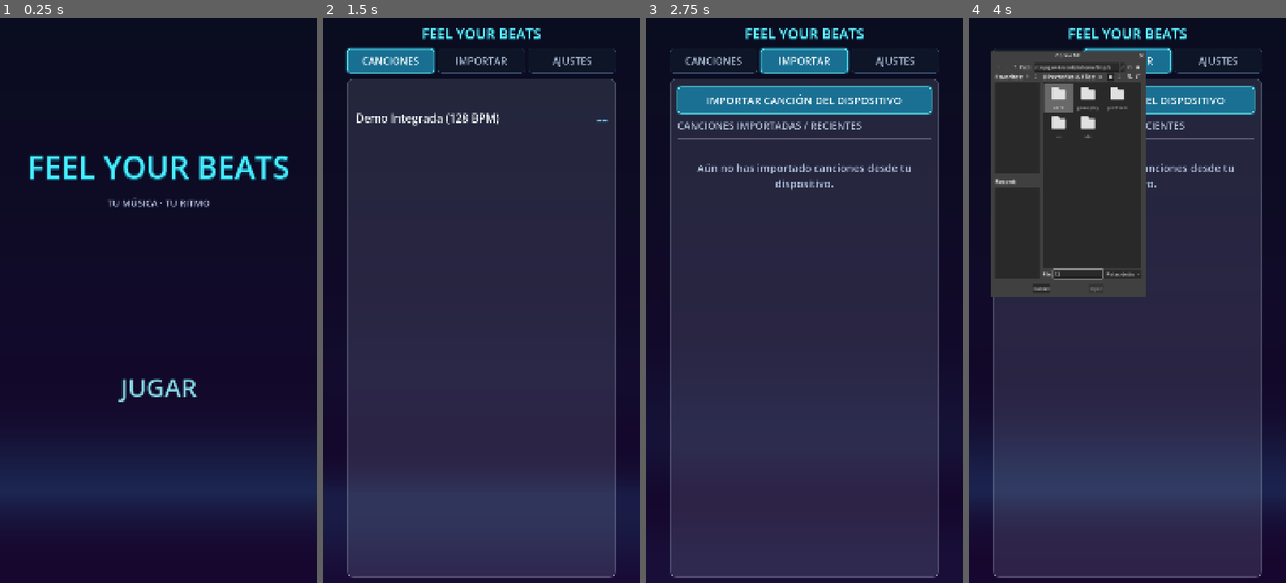
Above: before the commit, frames 1-4 (left to right).
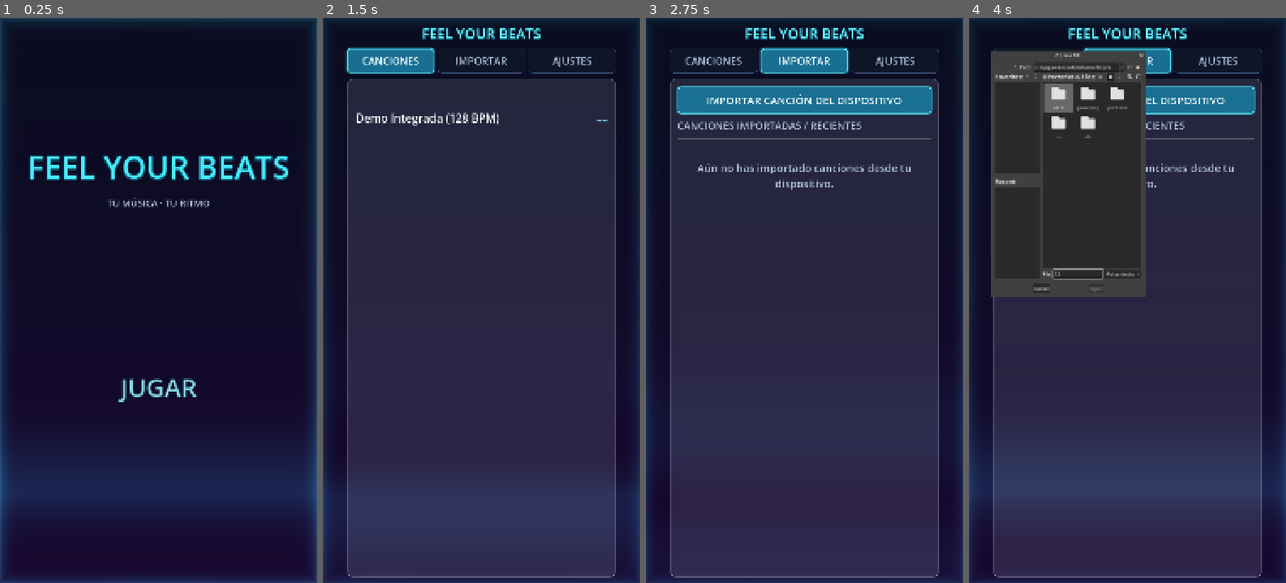
Above: after the commit, the same moments.

Repository: Carrillo524/FeelYourBeats
Game: Godot game, scene res://ui/main_menu.tscn
Same seed, same stepped clock (60 frames per second), same inputs: the game is played once before the commit and once after it.
Inputs (mouse positions are in pixels of both pictures, inside the frame that each line leads up to):
- Up to frame 1 (0.25 s): no input
- Up to frame 2 (1.5 s): click "JUGAR" at 0.5 s; click "CANCIONES" at 1.25 s
- Up to frame 3 (2.75 s): click "IMPORTAR" at 2 s
- Up to frame 4 (4 s): click "IMPORTAR CANCIÓN DEL DISPOSIT…" at 2.75 s; click (1076, 272) at 3.52 s; type "12" at 3.6 s

The runs differ from the first frame. In frame 1, 3.4% of the frame differs, in the area x 0-100%, y 0-100%; in frame 2, 1.4%; in frame 3, 1.4%; in frame 4, 1.4%.

Commit message:
feat(vfx): add reactive neon edge blur halo to ReactiveBackground for menu BGM and gameplay drops

Diff:
--- a/gameplay/game_session.gd
+++ b/gameplay/game_session.gd
@@ -346,6 +346,7 @@
 		input_adapter.screen_safe_adapter = screen_safe_adapter
 
 	if reactive_background != null:
+		reactive_background.set_backdrop_mode(ReactiveBackground.BackdropMode.GAMEPLAY)
 		reactive_background.dsp_clock = dsp_clock
 		reactive_background.hit_judge = hit_judge
 		reactive_background.audio_analyzer = audio_analyzer
--- a/ui/main_menu.gd
+++ b/ui/main_menu.gd
@@ -941,6 +941,7 @@
 			screen_safe_adapter.safe_play_rect_changed.connect(_on_safe_play_rect_changed)
 
 	if reactive_background != null and audio_analyzer != null:
+		reactive_background.set_backdrop_mode(ReactiveBackground.BackdropMode.MENU)
 		reactive_background.audio_analyzer = audio_analyzer
 		reactive_background.connect_dependencies()
 		if not reactive_background.bass_kick_pulsed.is_connected(_on_bass_kick_pulsed):
@@ -964,15 +965,16 @@
 
 
 func _sync_live_audio_monitoring() -> void:
-	if audio_analyzer == null:
-		return
 	var should_monitor: bool = (
 		not _is_launching
 		and menu_bgm_player != null
 		and menu_bgm_player.is_bgm_enabled
 		and menu_bgm_player.get_track_count() > 0
 	)
-	audio_analyzer.set_live_monitoring(should_monitor)
+	if audio_analyzer != null:
+		audio_analyzer.set_live_monitoring(should_monitor)
+	if reactive_background != null:
+		reactive_background.set_menu_bgm_active(should_monitor)
 
 
 func _reload_all_track_lists() -> void:
--- a/vfx/reactive_backdrop.gdshader
+++ b/vfx/reactive_backdrop.gdshader
@@ -12,6 +12,12 @@
 uniform float high_energy : hint_range(0.0, 1.0) = 0.0;
 uniform float zoom_bounce : hint_range(0.0, 0.25) = 0.0;
 uniform vec2 shake_offset = vec2(0.0, 0.0);
+uniform float aspect_ratio : hint_range(0.25, 4.0) = 0.5625;
+uniform float edge_glow_intensity : hint_range(0.0, 1.5) = 0.28;
+uniform float edge_glow_width : hint_range(0.01, 0.45) = 0.11;
+uniform float edge_drop_boost : hint_range(0.0, 1.0) = 0.0;
+uniform vec4 edge_primary_color : source_color = vec4(0.16, 0.88, 1.00, 1.0);
+uniform vec4 edge_drop_color : source_color = vec4(1.00, 0.26, 0.86, 1.0);
 
 void fragment() {
 	float zoom_scale = 1.0 / (1.0 + (zoom_bounce * 0.16));
@@ -71,5 +77,33 @@
 	float saturation_boost = 1.0 + (0.32 * energy_level) + (0.42 * bass_energy) + (0.22 * drop_active);
 	vec3 saturated_rgb = mix(vec3(luma), raw_rgb, saturation_boost);
 
-	COLOR = vec4(clamp(saturated_rgb, vec3(0.0), vec3(1.0)), 1.0);
+	// Aspect-ratio-corrected perimeter neon blur halo (center remains 100% clean)
+	float dist_x = min(UV.x, 1.0 - UV.x);
+	float dist_y = min(UV.y, 1.0 - UV.y) / max(aspect_ratio, 0.001);
+	float edge_dist = min(dist_x, dist_y);
+	float safe_width = max(edge_glow_width, 0.02);
+
+	float outer_norm = clamp(edge_dist / safe_width, 0.0, 1.0);
+	float outer_blur = pow(1.0 - outer_norm, 2.6) * smoothstep(1.0, 0.0, outer_norm);
+
+	float mid_norm = clamp(edge_dist / (safe_width * 0.48), 0.0, 1.0);
+	float mid_halo = exp(-mid_norm * 3.2) * (1.0 - smoothstep(0.75, 1.0, mid_norm));
+
+	float rim_norm = clamp(edge_dist / (safe_width * 0.14), 0.0, 1.0);
+	float hot_rim = pow(1.0 - rim_norm, 2.2) * (1.0 - smoothstep(0.85, 1.0, rim_norm));
+
+	float perim_wave = sin((UV.x * 10.0 + UV.y * 16.0) - (TIME * (2.6 + edge_drop_boost * 4.2))) * 0.5 + 0.5;
+	float wave_mod = mix(0.92, 1.08, perim_wave * (0.35 + 0.65 * edge_drop_boost));
+
+	vec3 drop_gold = vec3(1.0, 0.80, 0.24);
+	vec3 drop_mix_color = mix(edge_drop_color.rgb, drop_gold, perim_wave * 0.38 * edge_drop_boost);
+	vec3 halo_color = mix(edge_primary_color.rgb, drop_mix_color, clamp(edge_drop_boost * 0.92, 0.0, 1.0));
+	vec3 core_white = mix(halo_color, vec3(1.0, 0.98, 1.0), 0.55 + 0.30 * edge_drop_boost);
+
+	float edge_energy = (outer_blur * 0.58 + mid_halo * 0.52) * edge_glow_intensity * wave_mod;
+	float rim_energy = hot_rim * edge_glow_intensity * (0.45 + 0.55 * edge_drop_boost);
+	vec3 edge_halo_rgb = (halo_color * edge_energy) + (core_white * rim_energy);
+
+	vec3 final_rgb = clamp(saturated_rgb + edge_halo_rgb, vec3(0.0), vec3(1.0));
+	COLOR = vec4(final_rgb, 1.0);
 }
--- a/vfx/reactive_background.gd
+++ b/vfx/reactive_background.gd
@@ -1,5 +1,10 @@
 class_name ReactiveBackground
 extends ColorRect
+
+enum BackdropMode {
+	MENU = 0,
+	GAMEPLAY = 1,
+}
 
 signal screen_shake_updated(p_offset: Vector2)
 signal bass_kick_pulsed(p_strength: float)
@@ -17,12 +22,25 @@
 const SHAKE_DECAY_SPEED: float = 8.5
 const SHAKE_OSCILLATION_SPEED: float = 42.0
 const MAX_SHAKE_PX: float = 6.5
+const EDGE_GLOW_ATTACK_SPEED: float = 11.0
+const EDGE_GLOW_DECAY_SPEED: float = 4.2
+const EDGE_DROP_ATTACK_SPEED: float = 10.5
+const EDGE_DROP_DECAY_SPEED: float = 2.4
 
 @export var dsp_clock: DSPClock = null
 @export var hit_judge: HitJudge = null
 @export var audio_analyzer: AudioAnalyzer = null
+@export var edge_primary_color: Color = Color(0.16, 0.88, 1.0, 1.0)
+@export var edge_drop_color: Color = Color(1.0, 0.26, 0.86, 1.0)
+
+var edge_glow_intensity: float = 0.28
+var edge_glow_width: float = 0.11
+var edge_drop_boost: float = 0.0
 
 var _shader_material: ShaderMaterial = null
+var _backdrop_mode: int = BackdropMode.GAMEPLAY
+var _menu_bgm_active: bool = true
+var _aspect_ratio: float = 1080.0 / 1920.0
 var _beat_pulse: float = 0.0
 var _current_energy: float = 0.2
 var _target_energy: float = 0.2
@@ -127,7 +145,53 @@
 	_lane_flashes.z = maxf(0.0, _lane_flashes.z - lane_decay)
 	_lane_flashes.w = maxf(0.0, _lane_flashes.w - lane_decay)
 
-	_sync_shader_parameters()
+	_update_edge_halo(dt)
+	_sync_shader_parameters()
+
+
+func set_backdrop_mode(p_mode: int) -> void:
+	_backdrop_mode = clampi(p_mode, BackdropMode.MENU, BackdropMode.GAMEPLAY)
+	if _backdrop_mode == BackdropMode.MENU:
+		edge_drop_boost = 0.0
+	_sync_shader_parameters()
+
+
+func set_menu_bgm_active(p_active: bool) -> void:
+	_menu_bgm_active = p_active
+	if not _menu_bgm_active and _backdrop_mode == BackdropMode.MENU:
+		_target_bass = 0.0
+		_target_mid = 0.0
+		_target_high = 0.0
+		_beat_pulse = 0.0
+	_sync_shader_parameters()
+
+
+func inject_audio_metrics(
+	p_bass_energy: float,
+	p_mid_energy: float,
+	p_high_energy: float,
+	p_total_energy: float,
+	p_beat_pulsed: bool = false
+) -> void:
+	_on_spectrum_updated(p_bass_energy, p_mid_energy, p_high_energy, p_total_energy)
+	if p_beat_pulsed:
+		_on_beat_pulsed(_beat_pulse_count + 1, 0.0)
+
+
+func get_edge_glow_intensity() -> float:
+	return edge_glow_intensity
+
+
+func get_edge_glow_width() -> float:
+	return edge_glow_width
+
+
+func get_edge_drop_boost() -> float:
+	return edge_drop_boost
+
+
+func get_aspect_ratio() -> float:
+	return _aspect_ratio
 
 
 func reset_shake() -> void:
@@ -268,6 +332,74 @@
 	material = _shader_material
 
 
+func _update_edge_halo(p_delta: float) -> void:
+	var ref_size: Vector2 = size
+	if ref_size.x <= 1.0 or ref_size.y <= 1.0:
+		var vp_rect: Rect2 = get_viewport_rect()
+		if vp_rect.size.x > 1.0 and vp_rect.size.y > 1.0:
+			ref_size = vp_rect.size
+		else:
+			ref_size = Vector2(1080.0, 1920.0)
+	_aspect_ratio = clampf(ref_size.x / maxf(1.0, ref_size.y), 0.25, 4.0)
+
+	var ambient_wave: float = sin(_ambient_phase) * 0.5 + 0.5
+	var target_drop: float = 0.0
+	var target_intensity: float = 0.10
+	var target_width: float = 0.09
+
+	if _backdrop_mode == BackdropMode.MENU:
+		target_drop = 0.0
+		if not _menu_bgm_active:
+			target_intensity = 0.10 + (ambient_wave * 0.018)
+			target_width = 0.085
+		else:
+			target_intensity = clampf(
+				0.28 + (_smoothed_bass * 0.22) + (_beat_pulse * 0.12) + (ambient_wave * 0.03),
+				0.28,
+				0.62
+			)
+			target_width = clampf(
+				0.105 + (_smoothed_bass * 0.035) + (_beat_pulse * 0.018),
+				0.10,
+				0.16
+			)
+	else:
+		var spectral_drop: bool = _smoothed_bass >= 0.68 and _current_energy >= 0.68
+		var tier_drop: bool = _current_tier >= 2
+		if spectral_drop or tier_drop:
+			var tier_bonus: float = 0.28 if tier_drop else 0.0
+			target_drop = clampf(
+				(_smoothed_bass * 0.52) + (_current_energy * 0.34) + (_beat_pulse * 0.30) + tier_bonus - 0.18,
+				0.0,
+				1.0
+			)
+		else:
+			target_drop = 0.0
+
+		var drop_rate: float = EDGE_DROP_ATTACK_SPEED if target_drop > edge_drop_boost else EDGE_DROP_DECAY_SPEED
+		edge_drop_boost = lerpf(edge_drop_boost, target_drop, clampf(drop_rate * p_delta, 0.0, 1.0))
+
+		var base_intensity: float = clampf(
+			0.35 + (_smoothed_bass * 0.16) + (_beat_pulse * 0.09) + (_current_energy * 0.06),
+			0.35,
+			0.60
+		)
+		var drop_intensity: float = clampf(0.88 + (_beat_pulse * 0.08) + (_smoothed_bass * 0.06), 0.85, 1.0)
+		target_intensity = clampf(lerpf(base_intensity, drop_intensity, edge_drop_boost), 0.35, 1.0)
+
+		var base_width: float = clampf(0.11 + (_smoothed_bass * 0.025) + (_beat_pulse * 0.015), 0.10, 0.16)
+		target_width = clampf(lerpf(base_width, 0.23, edge_drop_boost), 0.10, 0.24)
+
+	if _backdrop_mode == BackdropMode.MENU:
+		edge_drop_boost = lerpf(edge_drop_boost, 0.0, clampf(EDGE_DROP_DECAY_SPEED * p_delta, 0.0, 1.0))
+
+	var glow_rate: float = EDGE_GLOW_ATTACK_SPEED if target_intensity > edge_glow_intensity else EDGE_GLOW_DECAY_SPEED
+	edge_glow_intensity = lerpf(edge_glow_intensity, target_intensity, clampf(glow_rate * p_delta, 0.0, 1.0))
+
+	var width_rate: float = EDGE_GLOW_ATTACK_SPEED if target_width > edge_glow_width else EDGE_GLOW_DECAY_SPEED
+	edge_glow_width = lerpf(edge_glow_width, target_width, clampf(width_rate * p_delta, 0.0, 1.0))
+
+
 func _sync_shader_parameters() -> void:
 	if _shader_material == null:
 		return
@@ -281,3 +413,9 @@
 	_shader_material.set_shader_parameter("high_energy", _smoothed_high)
 	_shader_material.set_shader_parameter("zoom_bounce", _zoom_bounce)
 	_shader_material.set_shader_parameter("shake_offset", _shake_offset_uv)
+	_shader_material.set_shader_parameter("aspect_ratio", _aspect_ratio)
+	_shader_material.set_shader_parameter("edge_glow_intensity", edge_glow_intensity)
+	_shader_material.set_shader_parameter("edge_glow_width", edge_glow_width)
+	_shader_material.set_shader_parameter("edge_drop_boost", edge_drop_boost)
+	_shader_material.set_shader_parameter("edge_primary_color", edge_primary_color)
+	_shader_material.set_shader_parameter("edge_drop_color", edge_drop_color)
Not shown, changed: specs/06_vfx_ui_session.md
Not shown, changed: specs/09_main_menu_and_song_selector.md
